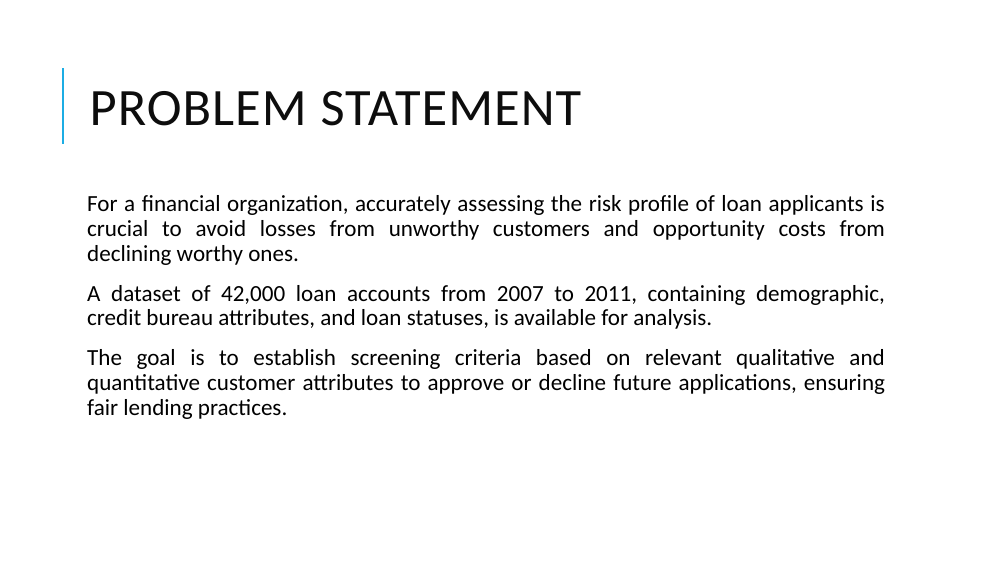
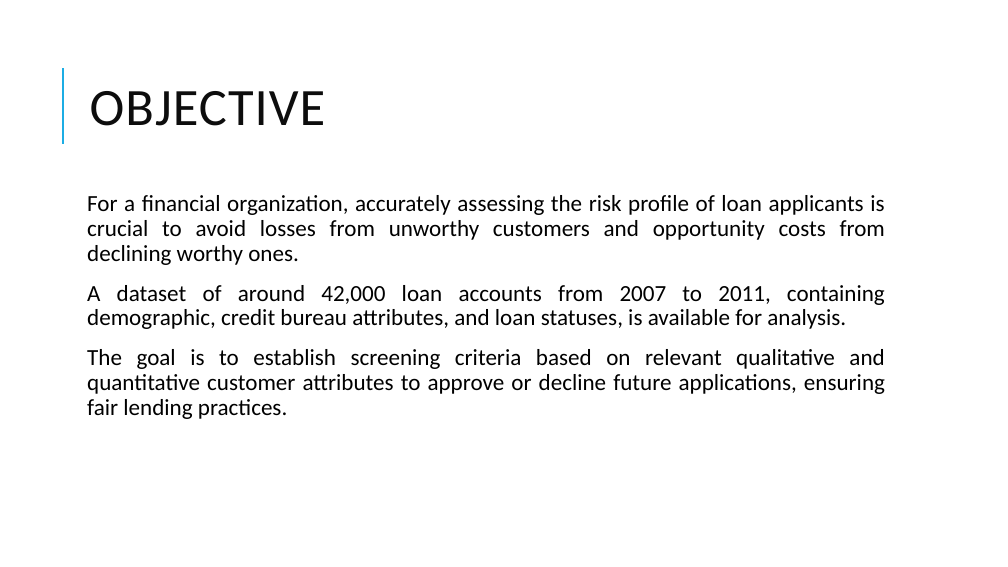
Before and after one commit to unnati026/JPMC-Case-Study, a slide deck: slide 2 of JPMC CCB Risk Modelling Case Study.pptx. Drawn at 1008x567 pixels with LibreOffice and Linux fonts; fonts in the diff are those of the drawing. Boxes give left, top, right and bottom in pixels: in the first picture for what was removed or moved away, otherwise in the second. Text is boxed around its words. In the diff, an @@ line names an element or a change of style, - is before the commit and + after.

```diff
--- a/JPMC CCB Risk Modelling Case Study.pptx
+++ b/JPMC CCB Risk Modelling Case Study.pptx
@@ title at (x1=90, y1=91, x2=326, y2=126): text changed @@
-PROBLEM STATEMENT
+OBJECTIVE
@@ text at (x1=87, y1=285, x2=885, y2=329): text changed @@
-A dataset of 42,000 loan accounts from 2007 to 2011, containing demographic, credit bureau attributes, and loan statuses, is available for analysis.
+A dataset of around 42,000 loan accounts from 2007 to 2011, containing demographic, credit bureau attributes, and loan statuses, is available for analysis.
```
Also in this commit, not shown: 3 other slides changed, 4 other files.
